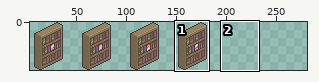
File history of a pixel-art file, assets/02_architecture/01_genericPieces/03_furniture/biblio-Sheet.aseprite. The first picture is a wide view before the edit; the outline marks the close-up.
Close-up. The starting point:
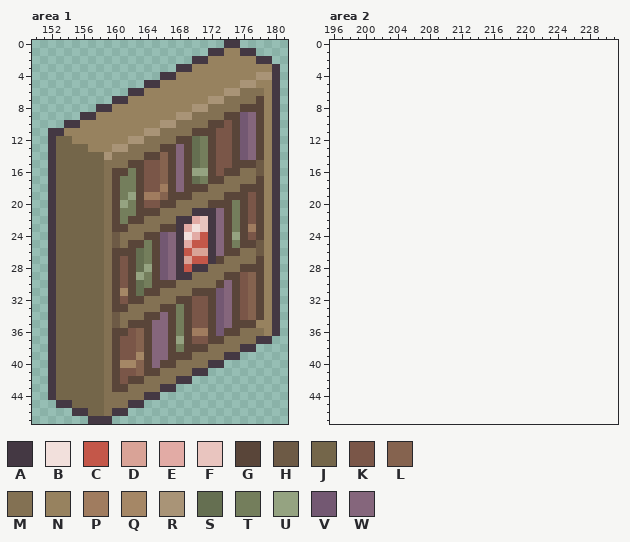
192x48 pixels, 1 frame. Colours within 5 levels of each other are drawn and written as one. Shown: area 1: x 150..181, y 0..47; area 2: x 196..231, y 0..47. The old version is drawn lined up with the new one, on the new canvas. The wide view leaves out empty margins. The commit also changed other parts of the picture, which this record leaves out.
Palette (. is transparent): A #443843  B #f2e0dc  C #c45749  D #d9a397  E #e2aba5  F #e9c5bf  G #594539  H #6d5a45  J #74664a  K #7a5648  L #85634f  M #837153  N #97825f  P #a07c5f  Q #a58766  R #a99477  S #656f51  T #747e5c  U #95a381  V #735872  W #85667c
Pixels before, area 1, first column x 152:
 0 ......................AA.....
 1 ....................AANNAA...
 2 ..................AANNNNNNAA.
 3 ................AANNNNNNNNNNA
 4 ..............AANNNNNNNNNNRRA
 5 ............AANNNNNNNNNNRRNNA
 6 ..........AANNNNNNNNNNRRMMMNA
 7 ........AANNNNNNNNNNRRMMMMGNA
 8 ......AANNNNNNNNNNRRMMMMGGGNA
 9 ....AANNNNNNNNNNRRMMMMGGVWGNA
10 ..AANNNNNNNNNNRRMMMMGGKGVWGNA
11 AANNNNNNNNNNRRMMMMGGGKKGVWGNA
12 AJJNNNNNNNRRMMMMGGSTGKKGVWGNA
13 AJJJJNNNRRMMMMGGWGSTGKKGVWGNA
14 AJJJJJJRMMMMGGLGWGSTGKKGVWGNA
15 AJJJJJJMMMGGKKLGWGSTGKKGGGHNA
16 AJJJJJJMGGTGKKLGWGUUGKGGMMHNA
17 AJJJJJJMGTTGKKLGWGSTGGMMMMGNA
18 AJJJJJJMGTTGKKPGWGGGMMMMGGGNA
19 AJJJJJJMGTUGPPLGGGMMMMGGGKGNA
20 AJJJJJJMGUTGKKGGMMMMGGGTGKGNA
21 AJJJJJJMGTTGGGMMMMAAAWGTGKGNA
22 AJJJJJJMGTGGMMMMAAEFAWGTGKGNA
23 AJJJJJJMGGMMMMGGAEBFAWGTGPGNA
24 AJJJJJJMHMMMGGVWABECAWGUGKGNA
25 AJJJJJJMHMGGTGVWAECCAWGTGGHNA
26 AJJJJJJMGGGSTGVWACDDAWGGMMHNA
27 AJJJJJJMGKGSTGVWADCCAGMMMMGNA
28 AJJJJJJMGKGSUGVWACAAMMMMGGGNA
29 AJJJJJJMGKGUTGVWAAMMMMGGKLGNA
30 AJJJJJJMGKGSTGGGMMMMMGWGKLGNA
31 AJJJJJJMGQGSGGMMMMGGGVWGKLGNA
32 AJJJJJJMGKGGMMMMGGKKGVWGKLGNA
33 AJJJJJJMGGMMMMGGTGKKGVWGKLGNA
34 AJJJJJJMHMMMGGWGTGKKGVWGKLGNA
35 AJJJJJJMHMGGGWWGTGKKGVWGGGNNA
36 AJJJJJJMGGKLGWWGTGPPGVGGMMMNA
37 AJJJJJJMGKKLGWWGUGKKGGMMMMAA.
38 AJJJJJJMGKKLGWWGTGGGMMMMAA...
39 AJJJJJJMGKKQGWWGGGMMMMAA.....
40 AJJJJJJMGQQLGWGGMMMMAA.......
41 AJJJJJJMGKKLGGMMMMAA.........
42 AJJJJJJMGKGGMMMMAA...........
43 AJJJJJJMGGMMMMAA.............
44 AJJJJJJMMMMMAA...............
45 .AAJJJJMMMAA.................
46 ...AAJJMAA...................
47 .....AAA.....................
Once edited:
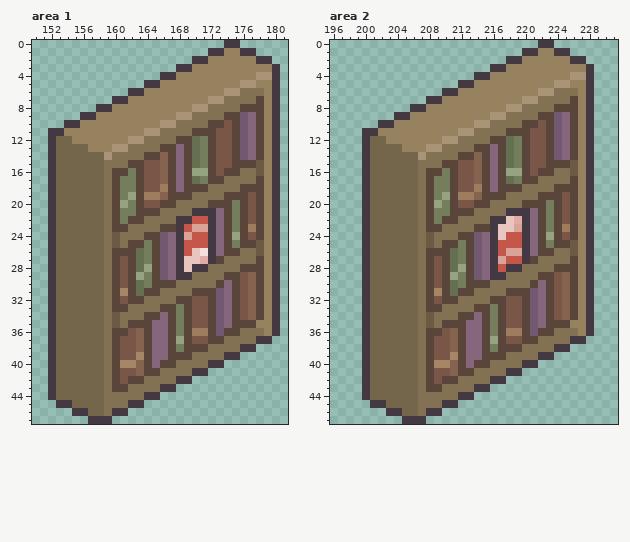
From old to new:
canvas 192x48 -> 288x48
Changed rows in their new state; - is an unchanged pixel.
Area 1:
first column x 169:
22 -CC
23 CDD
24 DC-
25 C--
26 -FB
27 FFE
28 F--
Area 2:
first column x 200:
 0 ----------------------AA-----
 1 --------------------AANNAA---
 2 ------------------AANNNNNNAA-
 3 ----------------AANNNNNNNNNNA
 4 --------------AANNNNNNNNNNRRA
 5 ------------AANNNNNNNNNNRRNNA
 6 ----------AANNNNNNNNNNRRMMMNA
 7 --------AANNNNNNNNNNRRMMMMGNA
 8 ------AANNNNNNNNNNRRMMMMGGGNA
 9 ----AANNNNNNNNNNRRMMMMGGVWGNA
10 --AANNNNNNNNNNRRMMMMGGKGVWGNA
11 AANNNNNNNNNNRRMMMMGGGKKGVWGNA
12 AJJNNNNNNNRRMMMMGGSTGKKGVWGNA
13 AJJJJNNNRRMMMMGGWGSTGKKGVWGNA
14 AJJJJJJRMMMMGGLGWGSTGKKGVWGNA
15 AJJJJJJMMMGGKKLGWGSTGKKGGGHNA
16 AJJJJJJMGGTGKKLGWGUUGKGGMMHNA
17 AJJJJJJMGTTGKKLGWGSTGGMMMMGNA
18 AJJJJJJMGTTGKKPGWGGGMMMMGGGNA
19 AJJJJJJMGTUGPPLGGGMMMMGGGKGNA
20 AJJJJJJMGUTGKKGGMMMMGGGTGKGNA
21 AJJJJJJMGTTGGGMMMMAAAWGTGKGNA
22 AJJJJJJMGTGGMMMMAAFEAWGTGKGNA
23 AJJJJJJMGGMMMMGGAFFDAWGTGPGNA
24 AJJJJJJMHMMMGGVWAFCCAWGUGKGNA
25 AJJJJJJMHMGGTGVWACCCAWGTGGHNA
26 AJJJJJJMGGGSTGVWACDDAWGGMMHNA
27 AJJJJJJMGKGSTGVWADCCAGMMMMGNA
28 AJJJJJJMGKGSUGVWACAAMMMMGGGNA
29 AJJJJJJMGKGUTGVWAAMMMMGGKLGNA
30 AJJJJJJMGKGSTGGGMMMMMGWGKLGNA
31 AJJJJJJMGQGSGGMMMMGGGVWGKLGNA
32 AJJJJJJMGKGGMMMMGGKKGVWGKLGNA
33 AJJJJJJMGGMMMMGGTGKKGVWGKLGNA
34 AJJJJJJMHMMMGGWGTGKKGVWGKLGNA
35 AJJJJJJMHMGGGWWGTGKKGVWGGGNNA
36 AJJJJJJMGGKLGWWGTGPPGVGGMMMNA
37 AJJJJJJMGKKLGWWGUGKKGGMMMMAA-
38 AJJJJJJMGKKLGWWGTGGGMMMMAA---
39 AJJJJJJMGKKQGWWGGGMMMMAA-----
40 AJJJJJJMGQQLGWGGMMMMAA-------
41 AJJJJJJMGKKLGGMMMMAA---------
42 AJJJJJJMGKGGMMMMAA-----------
43 AJJJJJJMGGMMMMAA-------------
44 AJJJJJJMMMMMAA---------------
45 -AAJJJJMMMAA-----------------
46 ---AAJJMAA-------------------
47 -----AAA---------------------
Where, in picture pixels (left, top, right, bottom), the same in both close-ups:
changed: (184, 216, 208, 272)
added: (362, 40, 594, 424)
